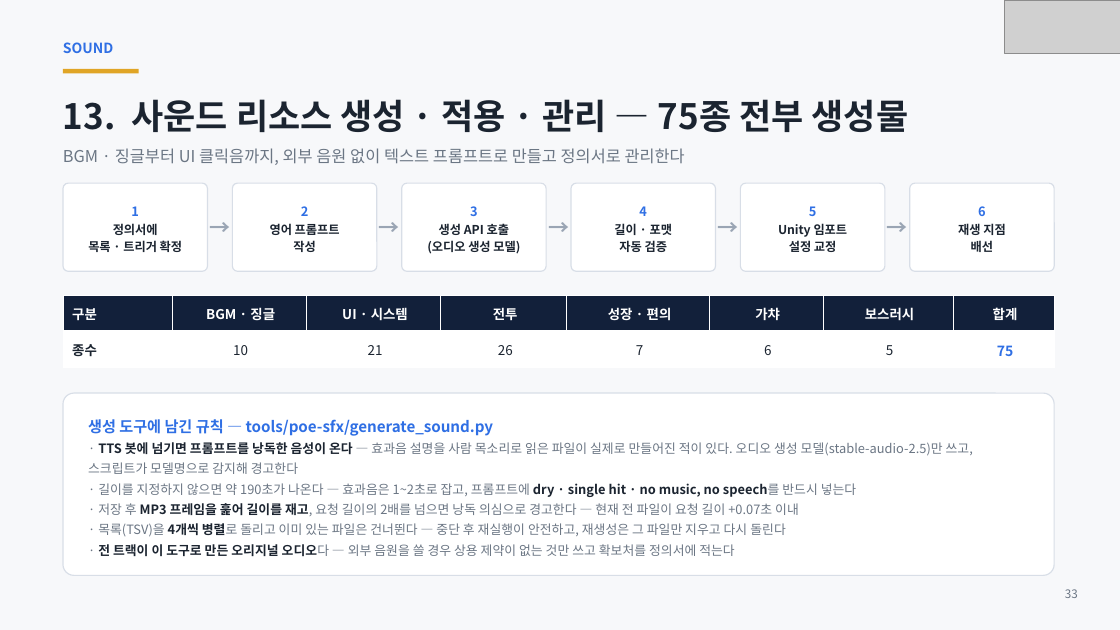
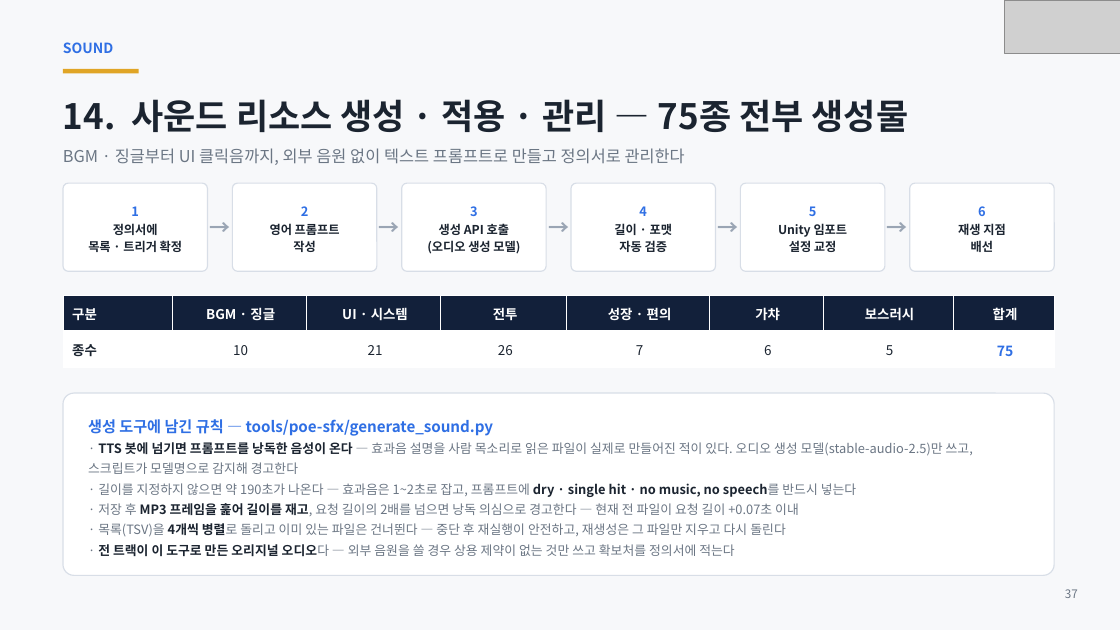
Before and after one commit to ks-wook/com2us-taskbar-hero, a slide deck: slide 37 of docs/com2us-taskbar-hero-발표자료.pptx (slide 33 before the commit). Drawn at 1120x630 pixels with LibreOffice and Linux fonts; fonts in the diff are those of the drawing; grey boxes stand for pictures. Boxes give left, top, right and bottom in pixels: in the first picture for what was removed or moved away, otherwise in the second. Text is boxed around its words. In the diff, an @@ line names an element or a change of style, - is before the commit and + after.

```diff
--- a/docs/com2us-taskbar-hero-발표자료.pptx
+++ b/docs/com2us-taskbar-hero-발표자료.pptx
@@ text at [63,99,909,132]: text changed @@
-13. 사운드 리소스 생성 · 적용 · 관리 — 75종 전부 생성물
+14. 사운드 리소스 생성 · 적용 · 관리 — 75종 전부 생성물
@@ text at [1065,589,1078,598]: text changed @@
-33
+37
```
Also in this commit, not shown: 29 other slides changed, 4 slides added, 9 other files.
